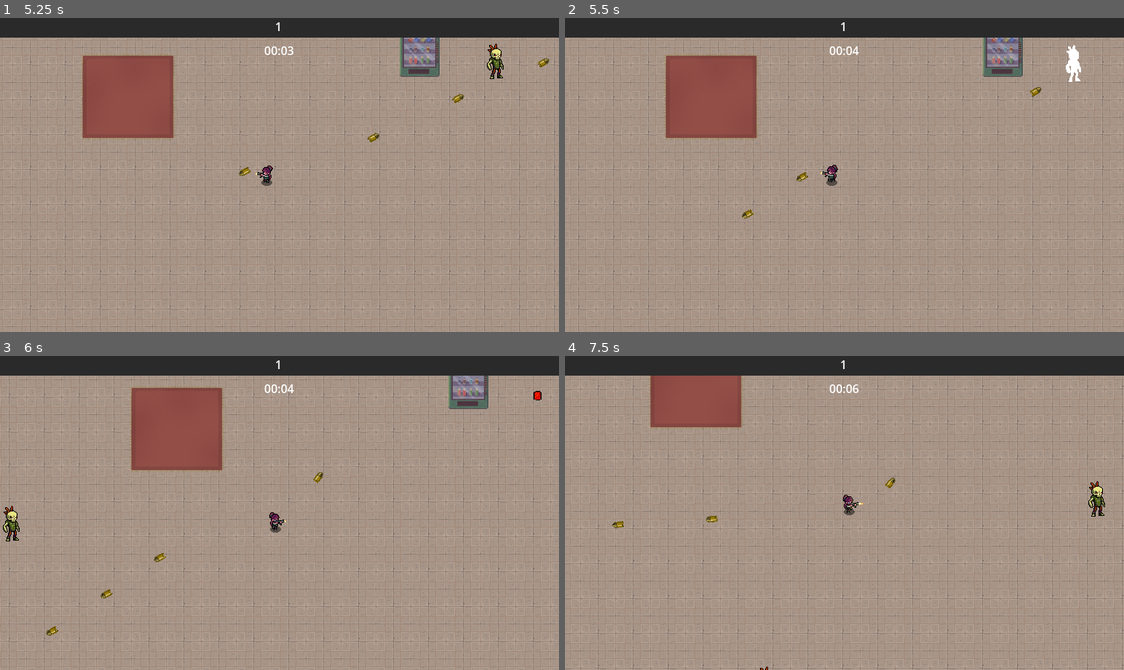
Above: before the commit, frames 1-4 (two rows, left to right).
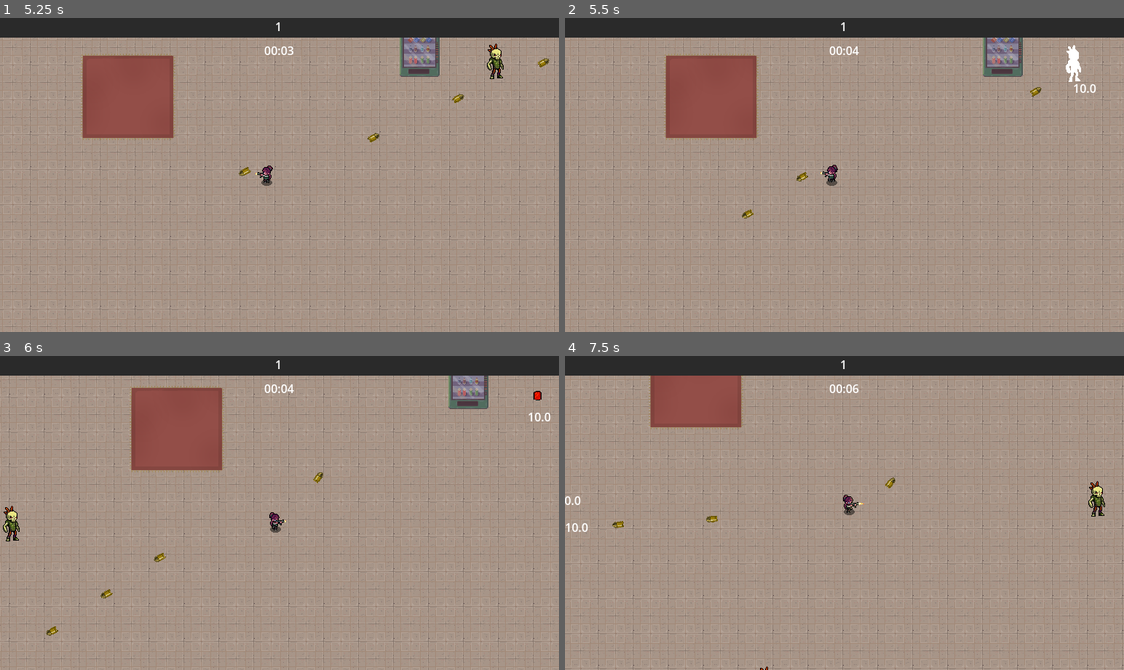
Above: after the commit, the same moments.

Repository: Sylvvs/CoopPuzzle
Game: Godot game, scene res://scenes/logic/scene_handler.tscn
Same seed, same stepped clock (60 frames per second), same inputs: the game is played once before the commit and once after it. The engine's default icon, where the game draws it, is replaced by a stand-in: a white triangle on a blue panel in a dark square.
Inputs (mouse positions are in pixels of both pictures, inside the frame that each line leads up to):
- Up to frame 1 (5.25 s): tap Enter at 0.5 s; move the mouse to (402, 159) at 0.52 s; hold D (right) 0.53-1.25 s; click (402, 159) at 0.6 s; click "X" at 1.25 s; move the mouse to (167, 190) at 2.02 s; hold S (down) 2.03-2.78 s; tap E (interact) at 2.1, 3.6, 5.1 s; move the mouse to (335, 105) at 2.77 s; hold D (right) 2.78-3.53 s; click (335, 105) at 2.85 s; move the mouse to (251, 237) at 3.52 s; hold W (up) 3.53-4.28 s; move the mouse to (447, 222) at 4.27 s; hold A (left) from 4.28 s (still down); click (447, 222) at 4.35 s; move the mouse to (111, 127) at 5.02 s
- Up to frame 2 (5.5 s): keep holding A (left)
- Up to frame 3 (6 s): move the mouse to (307, 513) at 5.77 s; release A (left) at 5.78 s; hold S (down) from 5.78 s (still down); click (307, 513) at 5.85 s
- Up to frame 4 (7.5 s): move the mouse to (760, 434) at 6.52 s; release S (down) at 6.53 s; hold D (right) 6.53-7.28 s; tap E (interact) at 6.6 s; move the mouse to (967, 497) at 7.27 s; hold W (up) from 7.28 s (still down); click (967, 497) at 7.35 s

Frame 1 is identical in both runs. In frame 2, less than 0.1% of the frame differs, in the area x 91-95%, y 21-24%; in frame 3, less than 0.1%; in frame 4, less than 0.1%, in the area x 0-5%, y 44-57%.

Commit message:
damage numbers

Diff:
--- /dev/null
+++ b/scenes/UI Elements/lbl_damagenumber.gd
@@ -0,0 +1,8 @@
+extends Label
+
+var timer = 0
+
+func _process(delta: float) -> void:
+	timer += delta
+	if timer > 0.5:
+		self.queue_free()
--- a/scenes/UI Elements/lbl_damagenumber.tscn
+++ b/scenes/UI Elements/lbl_damagenumber.tscn
@@ -1,5 +1,8 @@
-[gd_scene format=3 uid="uid://8208wsfm2k7y"]
+[gd_scene load_steps=2 format=3 uid="uid://8208wsfm2k7y"]
+
+[ext_resource type="Script" uid="uid://ck1iv15sm15tt" path="res://scenes/UI Elements/lbl_damagenumber.gd" id="1_kqx87"]
 
 [node name="lbl_damagenumber" type="Label"]
 offset_right = 40.0
 offset_bottom = 23.0
+script = ExtResource("1_kqx87")
--- a/scripts/bullet.gd
+++ b/scripts/bullet.gd
@@ -12,6 +12,11 @@
 var total_length := 0.0
 var init_pos
 var init_rot
+
+@onready var damage_number = preload("res://scenes/UI Elements/lbl_damagenumber.tscn")
+
+
+
 
 func _ready() -> void:
 	init_pos = position;
@@ -89,3 +94,7 @@
 		body.anim.play('Hit')
 		local_pierce -= 1
 		hit_enemies.append(body)
+		var dmg_num = damage_number.instantiate()
+		dmg_num.position = global_position
+		dmg_num.text = str(local_damage)
+		get_parent().add_child(dmg_num)
Not shown, added: scenes/UI Elements/lbl_damagenumber.gd.uid
